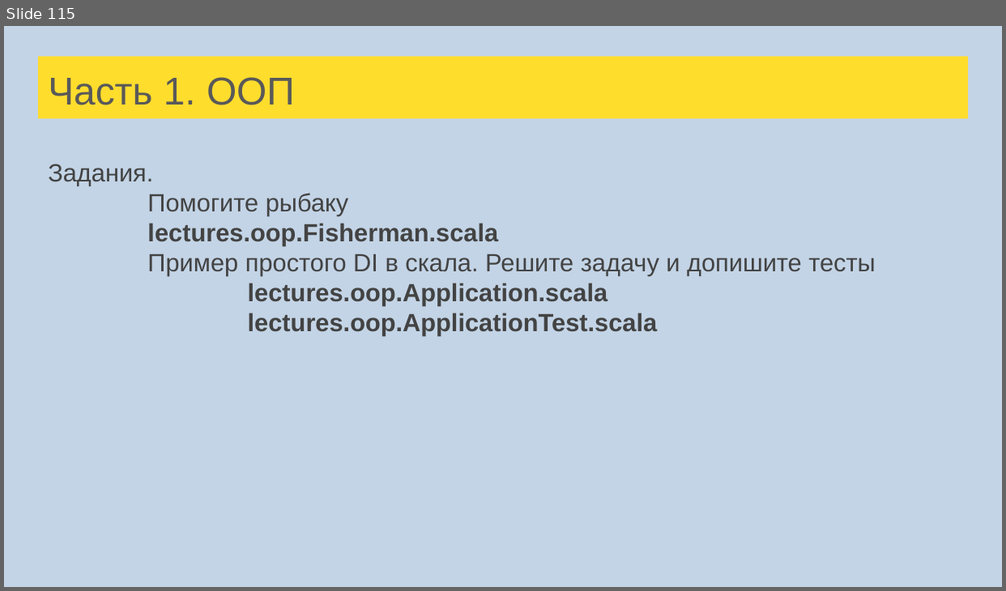
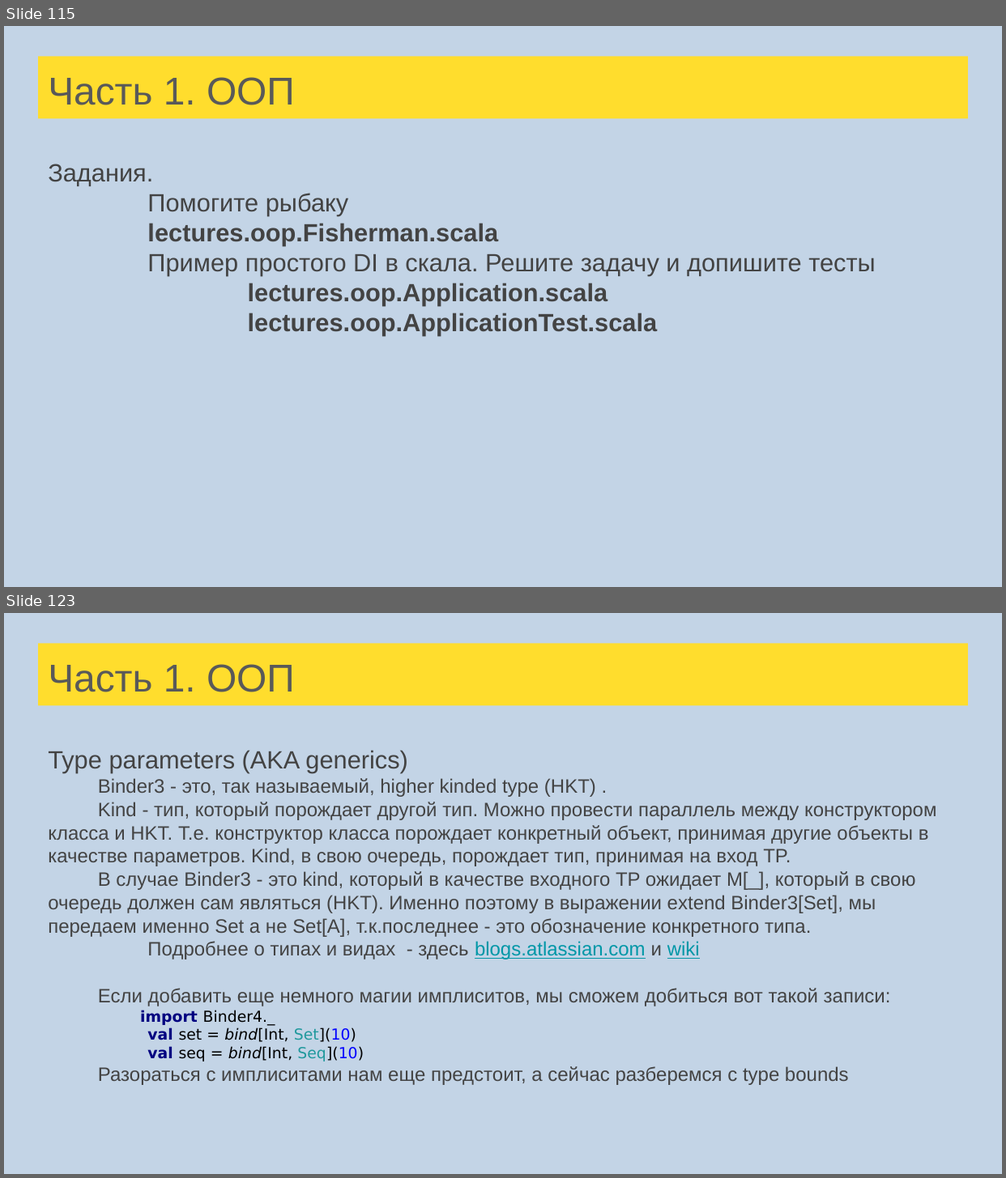
Before and after one commit to sergeypopov83/scala-school, a slide deck: src/main/resources/Лекции Scala для FinTech.pptx. Shown one above the other, each under a label of ours: slide 115 before the commit, slides 115 and 123 after it; the slides between them are not shown. The pictures are 1006x591 and 1006x1178 pixels, drawn with LibreOffice and Linux fonts; fonts in the diff are those of the drawing. Boxes give left, top, right and bottom in pixels: in the first picture for what was removed or moved away, otherwise in the second. Text is boxed around its words. In the diff, an @@ line names an element or a change of style, - is before the commit and + after.

Commit message:
Briefs + Lecture +  Type parameters  + TP example

```diff
--- a/src/main/resources/Лекции Scala для FinTech.pptx
+++ b/src/main/resources/Лекции Scala для FinTech.pptx
@@ slide 123 added at [4, 613, 1002, 1174], background #C3D4E6 @@
@@ title added at [38, 643, 968, 706], fill #FFDD2D, 28 pt, text #595959 @@
+Часть 1. ООП
@@ text added at [48, 750, 936, 1085], 14 pt, text #434343 @@
+Type parameters (AKA generics)
+Binder3 - это, так называемый, higher kinded type (HKT) .
+Kind - тип, который порождает другой тип. Можно провести параллель между конструктором класса и HKT. Т.е. конструктор класса порождает конкретный объект, принимая другие объекты в качестве параметров. Kind, в свою очередь, порождает тип, принимая на вход TP.
+В случае Binder3 - это kind, который в качестве входного TP ожидает M[_], который в свою очередь должен сам являться (HKT). Именно поэтому в выражении extend Binder3[Set], мы передаем именно Set а не Set[A], т.к.последнее - это обозначение конкретного типа.
+Подробнее о типах и видах - здесь blogs.atlassian.com и wiki
+Если добавить еще немного магии имплиситов, мы сможем добиться вот такой записи:
+import Binder4._
+val set = bind[Int, Set](10)
+val seq = bind[Int, Seq](10)
+Разораться с имплиситами нам еще предстоит, а сейчас разберемся с type bounds
```
Also in this commit, not shown: 4 slides changed, 10 other slides added, 13 other files.
